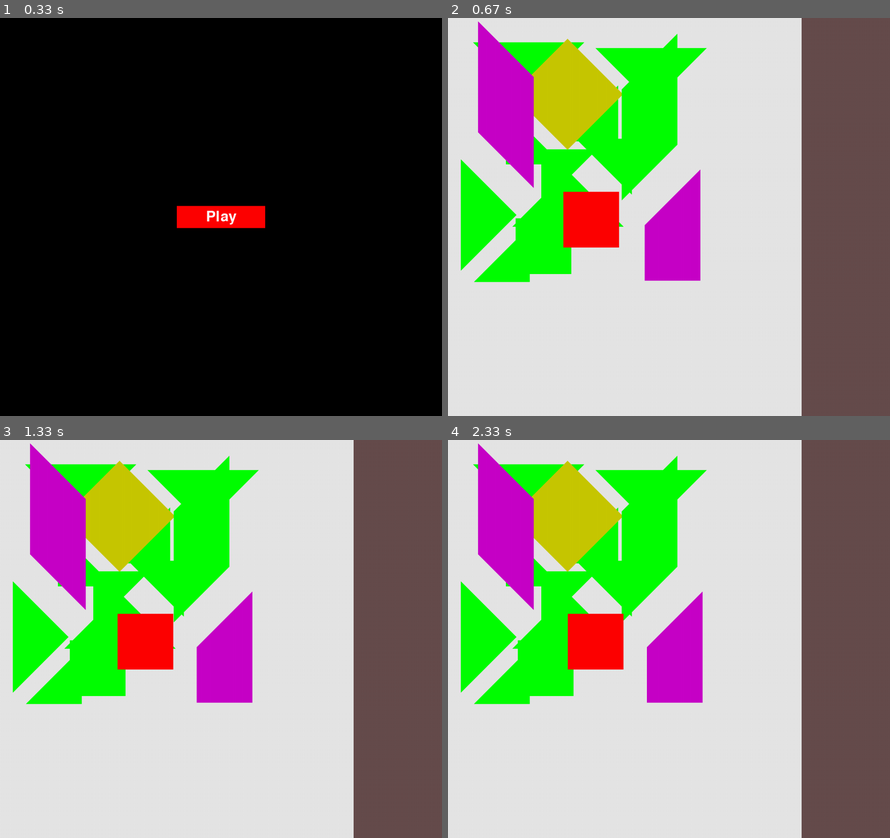
Above: before the commit, frames 1-4 (two rows, left to right).
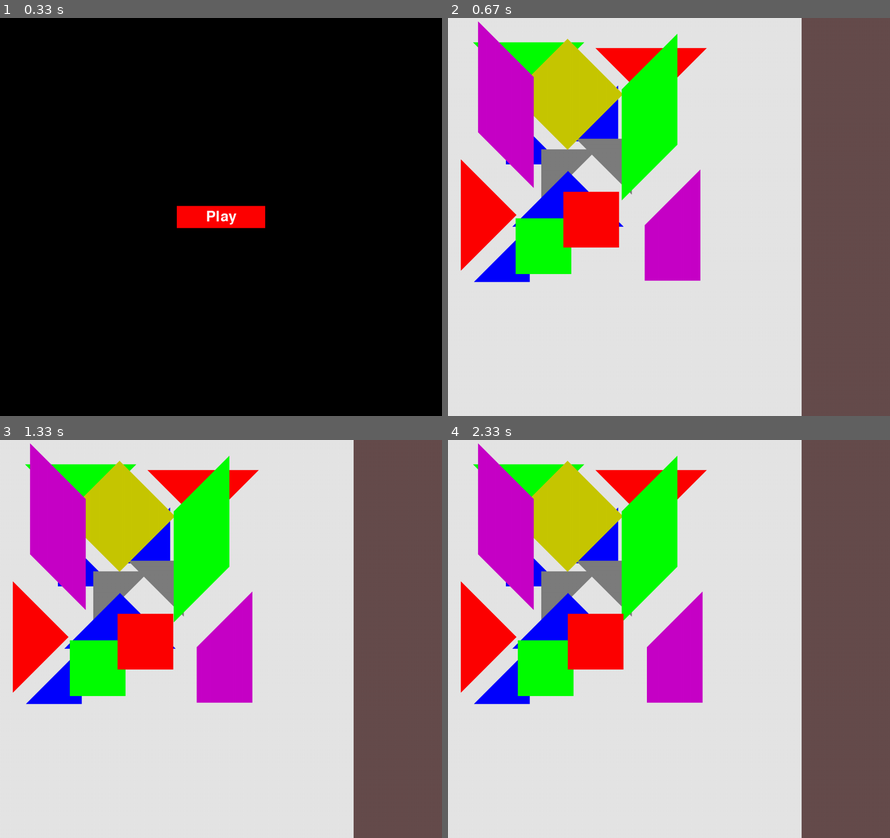
Above: after the commit, the same moments.

Repository: dradav97/TangramPygame
Game: pygame game, started from menu/main.py
Same seed, same stepped clock (60 frames per second), same inputs: the game is played once before the commit and once after it.
Inputs:
- Up to frame 1 (0.33 s): no input
- Up to frame 2 (0.67 s): click "Play" at 0.38 s
- Up to frame 3 (1.33 s): hold D 0.67-1.13 s; hold Right 0.67-1.13 s; hold F from 1.17 s (still down); hold Right from 1.17 s (still down)
- Up to frame 4 (2.33 s): release F at 1.63 s; release Right at 1.63 s; hold G 1.67-2.13 s; hold Right 1.67-2.13 s; hold F from 2.17 s (still down); hold Right from 2.17 s (still down)

Frame 1 is identical in both runs. In frame 2, 5.9% of the frame differs, in the area x 2-59%, y 7-67%; in frame 3, 6.0%; in frame 4, 6.1%.

Commit message:
ultimos ajustes y boton magico

Diff:
--- a/menu/figures/Triangle.py
+++ b/menu/figures/Triangle.py
@@ -31,12 +31,12 @@
         return Vertex([new_x+self.center.x, new_y+self.center.y])
 
     def draw(self):
-        pygame.draw.polygon(self.screen, (0, 255, 0), (self.vertex_a.vertex, self.vertex_b.vertex, self.vertex_c.vertex))
+        pygame.draw.polygon(self.screen, self.color, (self.vertex_a.vertex, self.vertex_b.vertex, self.vertex_c.vertex))
 
     def pos_random(self):
         rx = rm.randint(0, 100)
         ry = rm.randint(0, 100)
-        print(self.vertex_a )
+
         self._vertex_a.x = self.vertex_a.x + rx
         self._vertex_b.x = self.vertex_b.x + rx
         self._vertex_c.x = self.vertex_c.x + rx
--- a/menu/main.py
+++ b/menu/main.py
@@ -37,6 +37,7 @@
 
         # add components
         self.play_button = Button(self,"Play")
+        self.win_button = Button(self,"Felicitaciones has completado el tangram")
         #self.tq = Quadrilateral(Vertex([10, 30]), Vertex([10, 80]), Vertex([90, 80]), Vertex([90, 30]), Vertex([10, 30]), self.screen)
         factor = 5
         a = Vertex(np.array([0, 0]) * factor)
@@ -126,11 +127,14 @@
                         self.tf.control = True
                     if event.key == pygame.K_g:
                         self.tg.control = True
-
-                if self.control:
-                    print("corriendo")
-                else:
-                    print("sale")
+                    if event.key == pygame.K_1:
+                        print("\n\nFelicitaciones completaste el tangram!!!!!!!\n\n")
+                        sys.exit()
+
+
+
+
+
                 if event.type == pygame.KEYDOWN:
                     if event.key== pygame.K_RIGHT and self.tq.control:
                         self.tq.move_r
@@ -380,7 +384,7 @@
 
     def check_button(self,mousePos):
         if self.play_button.rect.collidepoint(mousePos):
-            print(f"{mousePos}")
+
             self.game_activated = True
 
     def check_tqs(self, mousePos):
